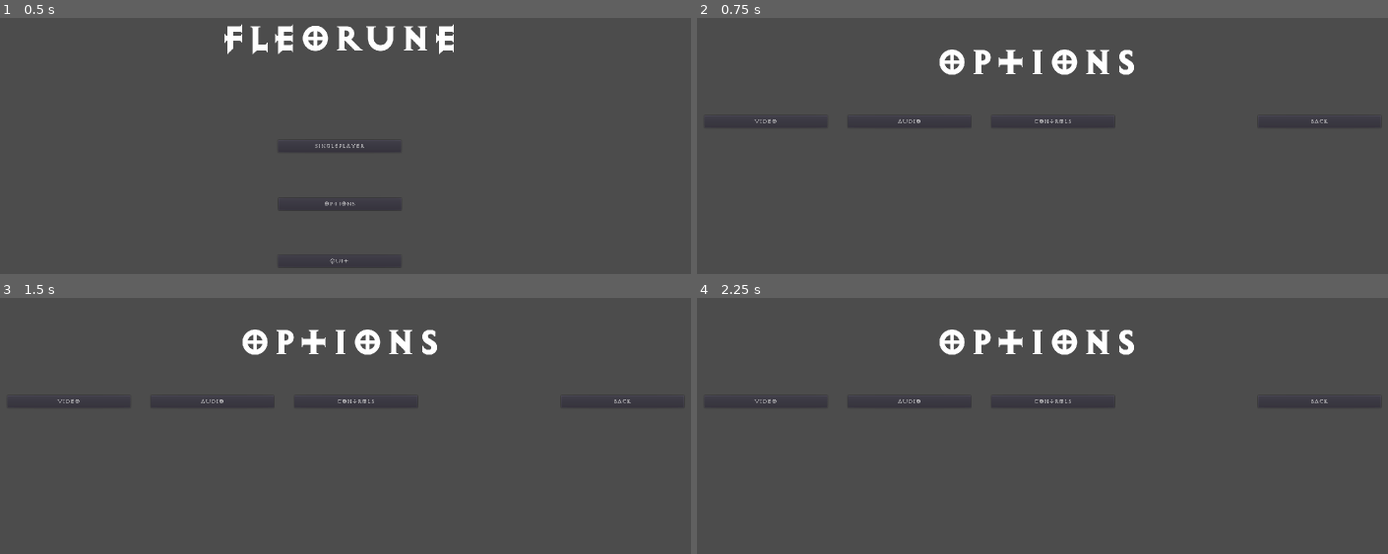
Above: before the commit, frames 1-4 (two rows, left to right).
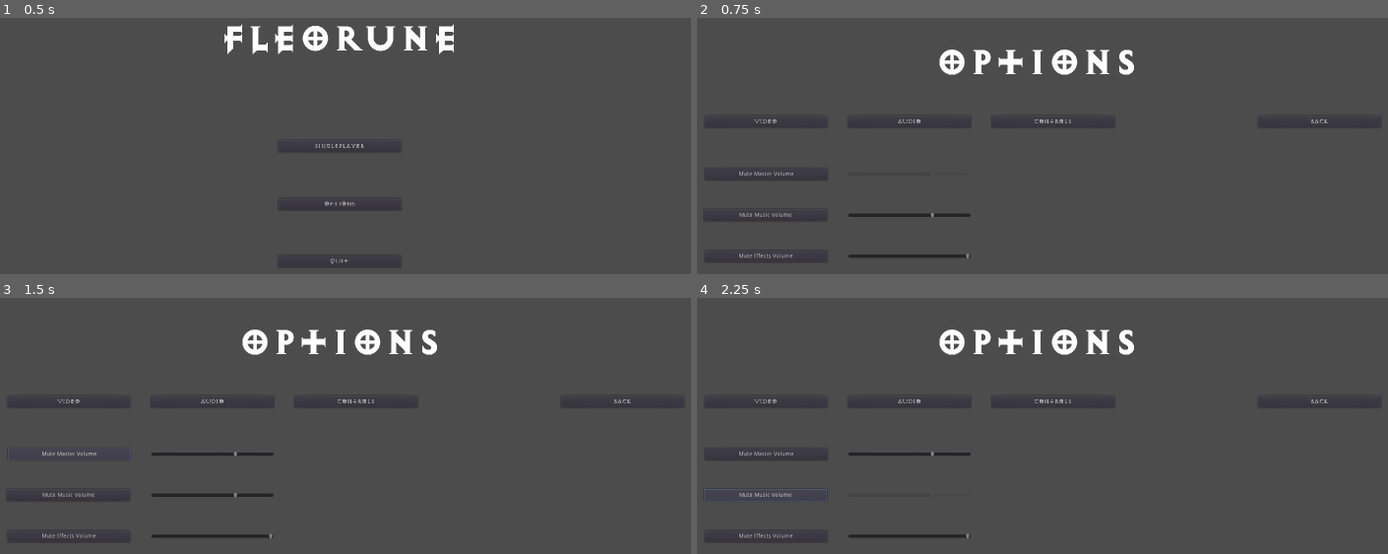
Above: after the commit, the same moments.

Repository: h19mili/Projekt_Fleorune.VM
Game: Godot game, scene res://Scenes/Menu/Main.tscn
The game is run twice, just before and just after one commit, with the same random seed, the same clock (stepped at 60 frames per second) and the same inputs.
Inputs (mouse positions are in pixels of both pictures, inside the frame that each line leads up to):
- Up to frame 1 (0.5 s): no input
- Up to frame 2 (0.75 s): click "Options" at 0.5 s
- Up to frame 3 (1.5 s): click (69, 454) at 1.25 s, where only the run after the commit has a clickable "Mute Master Volume"
- Up to frame 4 (2.25 s): click (766, 495) at 2 s, where only the run after the commit has a clickable "Mute Music Volume"

Frame 1 is identical in both runs. In frame 2, 0.7% of the frame differs, in the area x 1-40%, y 60-94%; in frame 3, 0.9%, in the area x 1-40%, y 58-94%; in frame 4, 0.8%.

Commit message:
Fixed mute buttons

Diff:
--- a/Scenes/Menu/Options.tscn
+++ b/Scenes/Menu/Options.tscn
@@ -112,7 +112,6 @@
 }
 
 [node name="Options_cntrl_Audio" type="Control" parent="."]
-visible = false
 anchor_top = 0.35
 anchor_right = 1.0
 anchor_bottom = 1.0
@@ -120,7 +119,7 @@
 "_edit_use_anchors_": false
 }
 
-[node name="bnt_Master_Mute" type="Button" parent="Options_cntrl_Audio"]
+[node name="btn_Master_Mute" type="Button" parent="Options_cntrl_Audio"]
 anchor_left = 0.000695229
 anchor_right = 0.000695229
 margin_left = 150.0
@@ -142,7 +141,7 @@
 "_edit_use_anchors_": false
 }
 
-[node name="bnt_Music_Mute" type="Button" parent="Options_cntrl_Audio"]
+[node name="btn_Music_Mute" type="Button" parent="Options_cntrl_Audio"]
 margin_left = 148.665
 margin_top = 150.0
 margin_right = 448.665
@@ -159,12 +158,15 @@
 "_edit_use_anchors_": false
 }
 
-[node name="bnt_Effects_Mute" type="Button" parent="Options_cntrl_Audio"]
+[node name="btn_Effects_Mute" type="Button" parent="Options_cntrl_Audio"]
 margin_left = 150.0
 margin_top = 250.0
 margin_right = 450.0
 margin_bottom = 280.0
 text = "Mute Effects Volume"
+__meta__ = {
+"_edit_use_anchors_": false
+}
 
 [node name="sldr_Effects" type="HSlider" parent="Options_cntrl_Audio"]
 margin_left = 500.0
@@ -172,6 +174,9 @@
 margin_right = 800.0
 margin_bottom = 280.0
 max_value = 2000.0
+__meta__ = {
+"_edit_use_anchors_": false
+}
 
 [node name="Options_cntrl_Controls" type="Control" parent="."]
 visible = false
--- a/Scripts/Menu/Options.gd
+++ b/Scripts/Menu/Options.gd
@@ -16,11 +16,11 @@
 	$Options_back.connect("pressed", self, "Back")
 	$Options_cntrl_Video/btn_Resolution.connect("item_selected", self, "Resolution")
 	$Options_cntrl_Video/btn_Fullscreen.connect("item_selected", self, "Fullscreen")
-	$Options_cntrl_Audio/bnt_Master_Mute.connect("pressed", self, "Mute_Master")
+	$Options_cntrl_Audio/btn_Master_Mute.connect("pressed", self, "Mute_Master")
 	$Options_cntrl_Audio/sldr_Master.connect("value_changed", self, "Master_Volume")
-	$Options_cntrl_Audio/bnt_Music_Mute.connect("pressed", self, "Mute_Music")
+	$Options_cntrl_Audio/btn_Music_Mute.connect("pressed", self, "Mute_Music")
 	$Options_cntrl_Audio/sldr_Music.connect("value_changed", self, "Music_Volume")
-	$Options_cntrl_Audio/bnt_Effects_Mute.connect("pressed", self, "Mute_Effects")
+	$Options_cntrl_Audio/btn_Effects_Mute.connect("pressed", self, "Mute_Effects")
 	$Options_cntrl_Audio/sldr_Effects.connect("value_changed", self, "Effects_Volume")
 	$Options_cntrl_Controls/btn_use.connect("pressed", self, "Use_Button")
 	$Options_cntrl_Controls/btn_pause.connect("pressed", self, "Pause_Button")
@@ -95,7 +95,6 @@
 	if($Options_cntrl_Controls.is_visible()):
 		$Options_cntrl_Controls/lbl_use.set_text(OS.get_scancode_string(Options.sp_use))
 		$Options_cntrl_Controls/lbl_pause.set_text(OS.get_scancode_string(Options.sp_pause))
-
 	pass
 
 
@@ -188,7 +187,7 @@
 		if(Options.Master_Mute == false):
 			Options.Master_Mute = true
 			$Options_cntrl_Audio/sldr_Master.set_modulate(Color(1,1,1,0.1))
-		if(Options.Master_Mute == true):
+		elif(Options.Master_Mute == true):
 			Options.Master_Mute = false
 			$Options_cntrl_Audio/sldr_Master.set_modulate(Color(1,1,1,1))
 	Options.choose_music()
@@ -211,7 +210,7 @@
 		if(Options.Music_Mute == false):
 			Options.Music_Mute = true
 			$Options_cntrl_Audio/sldr_Music.set_modulate(Color(1,1,1,0.1))
-		if(Options.Music_Mute == true):
+		elif(Options.Music_Mute == true):
 			Options.Music_Mute = false
 			$Options_cntrl_Audio/sldr_Music.set_modulate(Color(1,1,1,1))
 	Options.choose_music()
@@ -234,7 +233,7 @@
 		if(Options.Effects_Mute == false):
 			Options.Effects_Mute = true
 			$Options_cntrl_Audio/sldr_Effects.set_modulate(Color(1,1,1,0.1))
-		if(Options.Effects_Mute == true):
+		elif(Options.Effects_Mute == true):
 			Options.Effects_Mute = false
 			$Options_cntrl_Audio/sldr_Effects.set_modulate(Color(1,1,1,1))
 	Options.save_game()
--- a/save.json
+++ b/save.json
@@ -1 +1 @@
-{"Effects_Mute":false,"Effects_Volume":2000,"Master_Mute":false,"Master_Volume":1179,"Music_Mute":false,"Music_Volume":1179,"fullscreen":false,"resolution":{"height":1440,"width":2560},"sp_pause":16777217,"sp_use":32}
+{"Effects_Mute":false,"Effects_Volume":2000,"Master_Mute":true,"Master_Volume":1395,"Music_Mute":false,"Music_Volume":1395,"fullscreen":false,"resolution":{"height":1440,"width":2560},"sp_pause":16777217,"sp_use":32}
